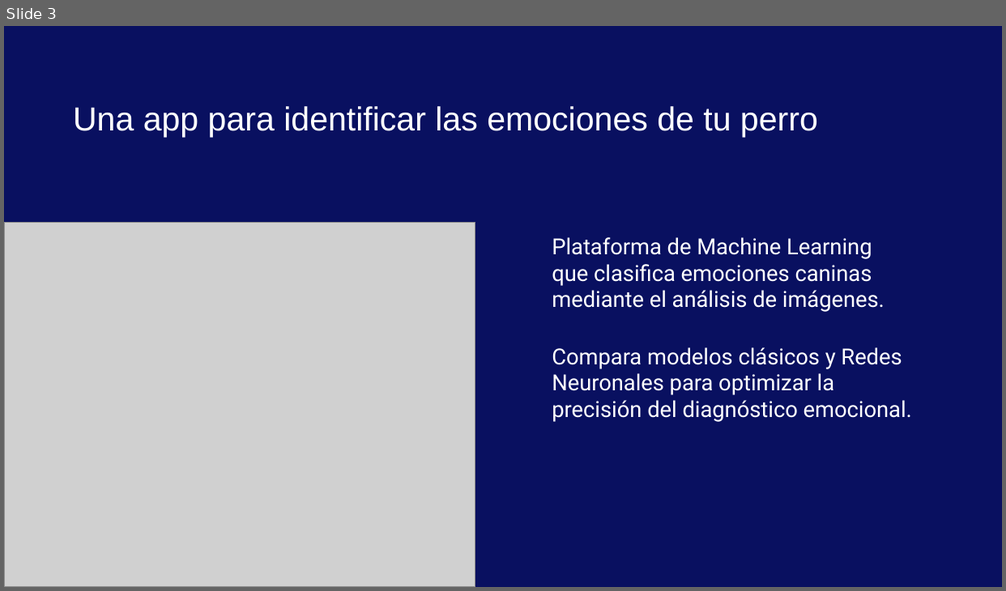
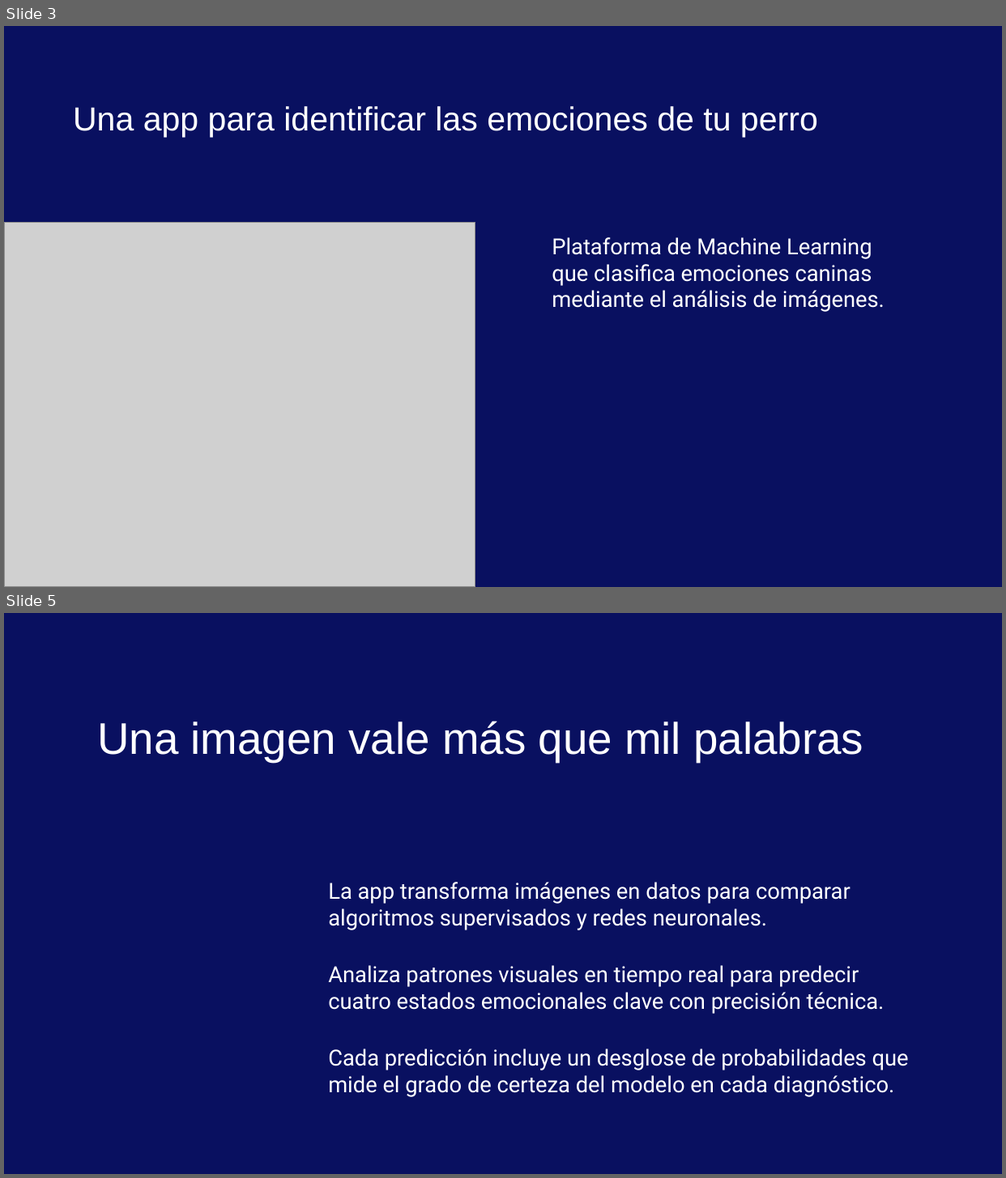
Before and after one commit to AGC79/proyecto_machine_learning_agc, a slide deck: docs/presentacion_app_ml.pptx. Shown one above the other, each under a label of ours: slide 3 before the commit, slides 3 and 5 after it; the slides between them are not shown. The pictures are 1006x591 and 1006x1178 pixels, drawn with LibreOffice and Linux fonts; fonts in the diff are those of the drawing; grey boxes stand for pictures; background and template pictures are left out. Boxes give left, top, right and bottom in pixels: in the first picture for what was removed or moved away, otherwise in the second. Text is boxed around its words. In the diff, an @@ line names an element or a change of style, - is before the commit and + after.

```diff
--- a/docs/presentacion_app_ml.pptx
+++ b/docs/presentacion_app_ml.pptx
@@ slide 5 added at box(4, 613, 1002, 1174), background picture (left out) @@
@@ title added at box(97, 721, 863, 762), 32 pt, text #FFFFFF @@
+Una imagen vale más que mil palabras
@@ text added at box(328, 882, 909, 1093), 16 pt, text #FFFFFF @@
+La app transforma imágenes en datos para comparar algoritmos supervisados y redes neuronales.
+Analiza patrones visuales en tiempo real para predecir cuatro estados emocionales clave con precisión técnica.
+Cada predicción incluye un desglose de probabilidades que mide el grado de certeza del modelo en cada diagnóstico.
@@ slide 3 changed as well @@
@@ subtitle at box(552, 348, 912, 422): paragraph removed @@
-Compara modelos clásicos y Redes Neuronales para optimizar la precisión del diagnóstico emocional.
```
Also in this commit, not shown: 2 other slides changed, 9 other slides added, 13 slides removed, 2 other files.
